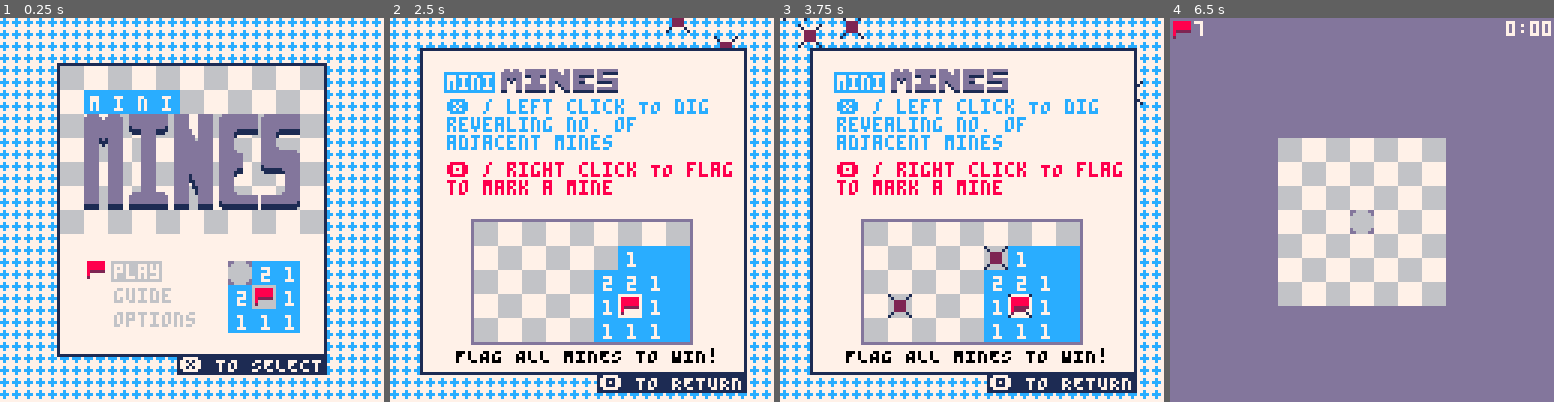
Above: before the commit, frames 1-4 (left to right).
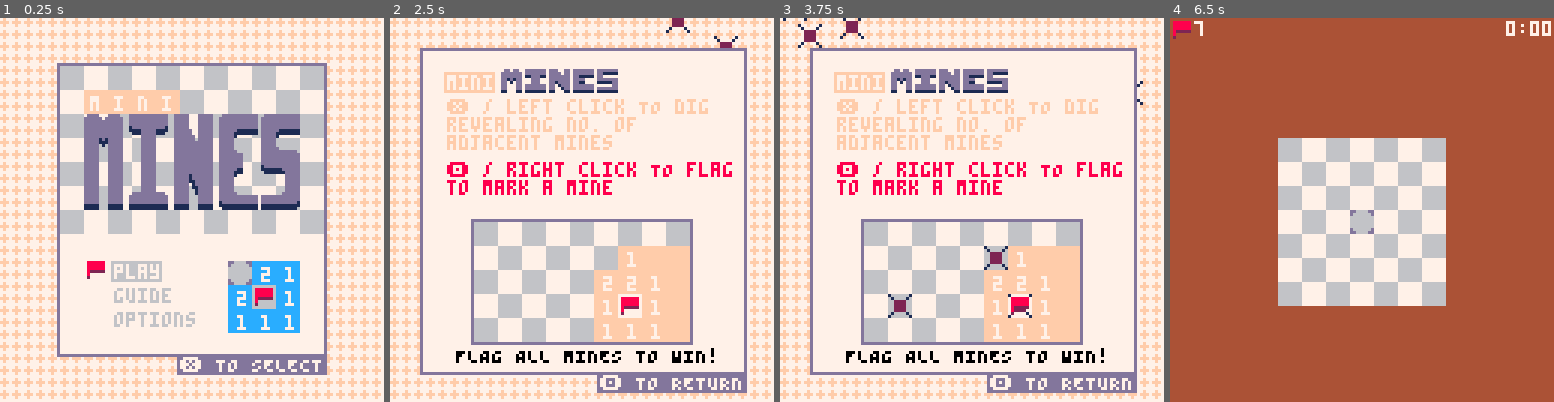
Above: after the commit, the same moments.

Repository: wsasaki01/mini-mines
Game: PICO-8 cartridge mini-mines.p8
Same seed, same stepped clock (60 frames per second), same inputs: the game is played once before the commit and once after it.
Inputs (mouse positions are in pixels of both pictures, inside the frame that each line leads up to):
- Up to frame 1 (0.25 s): no input
- Up to frame 2 (2.5 s): tap O (Z key) at 0.33, 0.7, 1.43, 2.22 s; click (459, 121) at 0.67 s; tap X (X key) at 1.07, 2.07, 2.4 s; click (520, 267) at 1.22 s; click (585, 114) at 1.77 s; hold Left 1.97-2.37 s; click (647, 259) at 2.32 s; hold Down from 2.42 s (still down)
- Up to frame 3 (3.75 s): tap X (X key) every 0.33 s from 2.73 to 3.73 s; release Down at 2.82 s; click (1102, 106) at 2.87 s; hold Right 2.87-3.53 s; tap O (Z key) at 3.1 s; click (864, 256) at 3.42 s; hold Up from 3.58 s (still down)
- Up to frame 4 (6.5 s): click (1315, 102) at 3.97 s; tap O (Z key) at 3.98, 4.87, 5.75 s; tap X (X key) every 0.33 s from 4.07 to 6.4 s; release Up at 4.08 s; hold Right 4.13-4.53 s; click (1381, 248) at 4.52 s; hold Down 4.58-5.08 s; click (1442, 94) at 5.07 s; hold Left 5.13-5.8 s; click (1507, 244) at 5.62 s; hold Up 5.85-6.18 s; click (1269, 90) at 6.17 s; hold Left from 6.23 s (still down)

The runs differ from the first frame. In frame 1, 19% of the frame differs, in the area x 0-100%, y 0-100%; in frame 2, 20%; in frame 3, 20%; in frame 4, 80%.

Commit message:
Add new themes

Diff:
--- a/main.lua
+++ b/main.lua
@@ -56,13 +56,32 @@
     theme_select = 1
 
     -- list of themes
-    -- {main, accent}
+    -- main: primary colour (digs)
+    -- bg: background (behind menus)
+    -- accent: menu borders
+    -- gamebg: background for actual game
     themes = {
+        -- beige (purple)
+        {main = 15, bg = 7, accent = 13, gamebg = 4},
+
         -- blue (white)
-        {12, 7},
+        {main = 12, bg = 7, accent = 1, gamebg = 13},
 
         -- orange (white)
-        {9, 7}
+        {main = 9, bg = 7, accent = 1, gamebg = 3},
+
+        -- red (white)
+        {main = 8, bg = 7, accent = 0, gamebg = 0},
+
+        -- pink (white)
+        {main = 14, bg = 7, accent = 8, gamebg = 2},
+
+        -- light green (dark green)
+        {main = 11, bg = 3, accent = 5, gamebg = 3},
+
+        -- brown (purple)
+        {main = 4, bg = 2, accent = 1, gamebg = 3},
+
     }
 
     mine_flash = 0
@@ -642,7 +661,7 @@
 function _draw()
     if win then
         -- clear screen with grey background
-        cls(13)
+        cls(themes[theme_select]["gamebg"])
 
         -- draw the map
         map(0, 0, xoff, yoff, width, height+1)
@@ -676,7 +695,7 @@
         end
     elseif lose then
         -- clear screen with grey background
-        cls(13)
+        cls(themes[theme_select]["gamebg"])
 
         -- draw the map
         map(0, 0, xoff, yoff, width, height+1)
@@ -768,8 +787,8 @@
             spr(3, menu_x, menu_y)
         end
     elseif play then
-        -- clear screen with grey background
-        cls(13)
+        -- clear screen with background
+        cls(themes[theme_select]["gamebg"])
 
         -- record current seconds
         -- add leading 0 if needed
@@ -892,12 +911,20 @@
         end
 
         -- theme preview
-        rectfill(75, 81, 81, 87, themes[theme_select][1])
+        rectfill(75, 81, 81, 87, themes[theme_select]["main"])
+
         -- rounded corners
-        pset(75, 81, themes[theme_select][2])
-        pset(81, 81, themes[theme_select][2])
-        pset(75, 87, themes[theme_select][2])
-        pset(81, 87, themes[theme_select][2])
+        --[[
+        pset(75, 81, themes[theme_select]["bg"])
+        pset(81, 81, themes[theme_select]["bg"])
+        pset(75, 87, themes[theme_select]["bg"])
+        pset(81, 87, themes[theme_select]["bg"])
+        --]]
+
+        pset(75, 81, 7)
+        pset(81, 81, 7)
+        pset(75, 87, 7)
+        pset(81, 87, 7)
 
         if controller then spr(34, 75, 97) else spr(33, 75, 97) end
 
@@ -953,7 +980,7 @@
         for c2=1, #digs[c1] do
             if digs[c1][c2] then
                 -- draw the coloured background
-                rectfill(xoff+c1*8-8, yoff+c2*8, xoff+c1*8-1, yoff+c2*8+7, themes[theme_select][1])
+                rectfill(xoff+c1*8-8, yoff+c2*8, xoff+c1*8-1, yoff+c2*8+7, themes[theme_select]["main"])
 
                 -- draw the number if needed
                 if type(grid[c1][c2]) == "number" and grid[c1][c2] >= 1 then
@@ -1052,13 +1079,13 @@
 
 function draw_title_menu(info_message)
     -- fill with accent background
-    cls(themes[theme_select][2])
+    cls(themes[theme_select]["bg"])
 
     -- set to + draw pattern
     -- create background
     -- set back to normal fill
     fillp(◆)
-    rectfill(0, 0, 128, 128, themes[theme_select][1])
+    rectfill(0, 0, 128, 128, themes[theme_select]["main"])
     fillp(█)
 
     -- if there are fewer than 15 icons in the background, spawn a new one
@@ -1112,15 +1139,15 @@
     end
 
     -- draw background and border
-    rectfill(19, 15, 108, 112, 1)
+    rectfill(19, 15, 108, 112, themes[theme_select]["accent"])
     rectfill(20, 16, 107, 111, 7)
 
     if info_message then
         if info_message == "RETURN" then
-            rectfill(82, 112, 108, 118, 1)
+            rectfill(82, 112, 108, 118, themes[theme_select]["accent"])
             print(info_message, 84, 113, 7)
         else
-            rectfill(59, 112, 108, 118, 1)
+            rectfill(59, 112, 108, 118, themes[theme_select]["accent"])
             print(info_message, 60, 113, 7)
         end
     end
@@ -1139,7 +1166,7 @@
     end
 
     -- draw "mini" background and letters
-    rectfill(28, 24, 59, 31, themes[theme_select][1])
+    rectfill(28, 24, 59, 31, themes[theme_select]["main"])
     print("m", 30, 26, 7)
     print("i", 38, 26)
     print("n", 46, 26)
@@ -1153,13 +1180,13 @@
 
 function draw_guide(info_message)
     -- fill with accent background
-    cls(themes[theme_select][2])
+    cls(themes[theme_select]["bg"])
 
     -- set to + draw pattern
     -- create background
     -- set back to normal fill
     fillp(◆)
-    rectfill(0, 0, 128, 128, themes[theme_select][1])
+    rectfill(0, 0, 128, 128, themes[theme_select]["main"])
     fillp(█)
 
     -- if there are fewer than 15 icons in the background, spawn a new one
@@ -1213,27 +1240,27 @@
     end
 
     -- draw background and border
-    rectfill(10, 10, 118, 118, 1)
+    rectfill(10, 10, 118, 118, themes[theme_select]["accent"])
     rectfill(11, 11, 117, 117, 7)
 
     if info_message then
         if info_message == "RETURN" then
-            rectfill(92, 119, 118, 123, 1)
+            rectfill(92, 119, 118, 123, themes[theme_select]["accent"])
             print(info_message, 94, 118, 7)
         else
-            rectfill(69, 119, 118, 124, 1)
+            rectfill(69, 119, 118, 124, themes[theme_select]["accent"])
             print(info_message, 70, 119, 7)
         end
     end
 
     -- draw "mini" background and letters
-    rectfill(18, 18, 34, 24, themes[theme_select][1])
+    rectfill(18, 18, 34, 24, themes[theme_select]["main"])
     print("mini", 19, 19, 7)
 
     -- draw "mines"
     sspr(80, 32, 40, 8, 36, 17)
 
-    print("❎ / left click TO dig\nrevealing no. of\nadjacent mines", 19, 27, themes[theme_select][1])
+    print("❎ / left click TO dig\nrevealing no. of\nadjacent mines", 19, 27, themes[theme_select]["main"])
 
     print("🅾️ / right click TO flag\nto mark a mine", 19, 48, 8)
 
@@ -1268,10 +1295,10 @@
         spr(4, 36, 92)
     end
 
-    rectfill(76, 76, 99, 91, themes[theme_select][1])
-    rectfill(84, 76, 99, 99, themes[theme_select][1])
-    rectfill(68, 84, 75, 107, themes[theme_select][1])
-    rectfill(76, 100, 99, 107, themes[theme_select][1])
+    rectfill(76, 76, 99, 91, themes[theme_select]["main"])
+    rectfill(84, 76, 99, 99, themes[theme_select]["main"])
+    rectfill(68, 84, 75, 107, themes[theme_select]["main"])
+    rectfill(76, 100, 99, 107, themes[theme_select]["main"])
 
     print("1", 79, 78, 7)
     print("2", 79, 86, 7)
